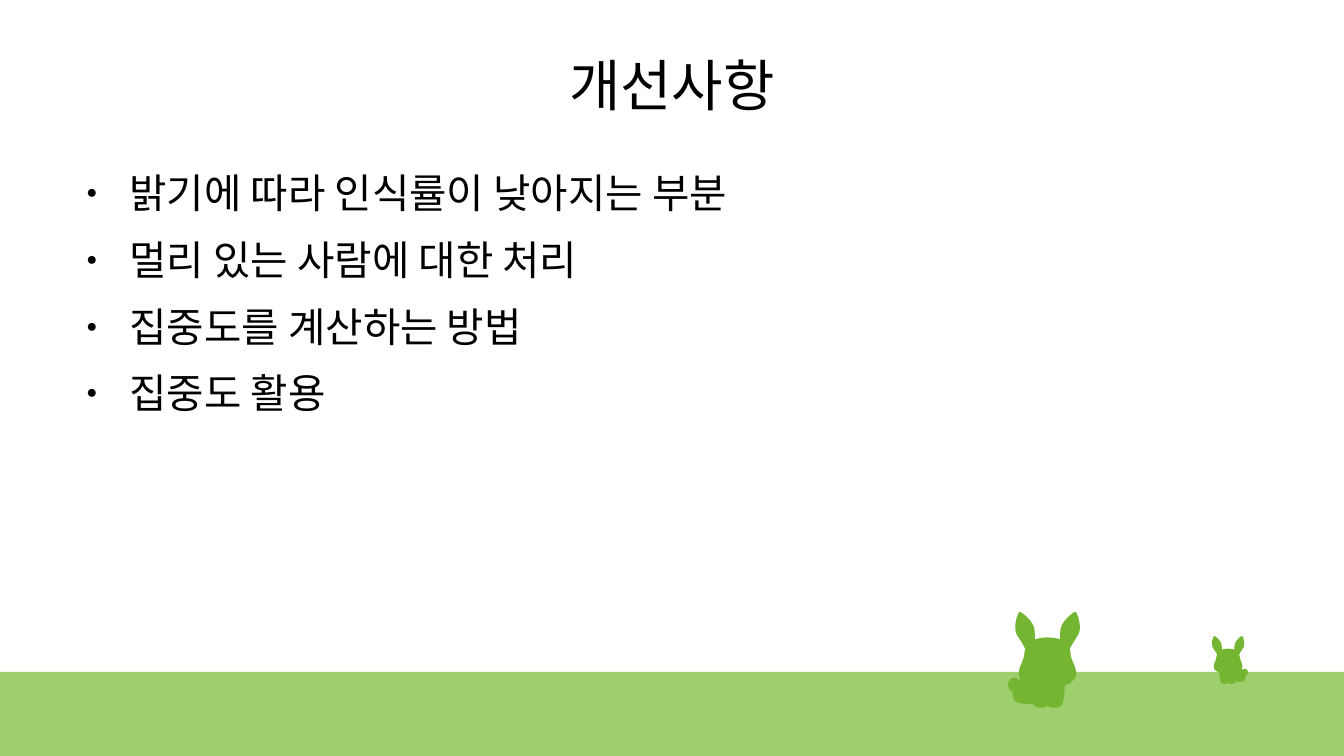
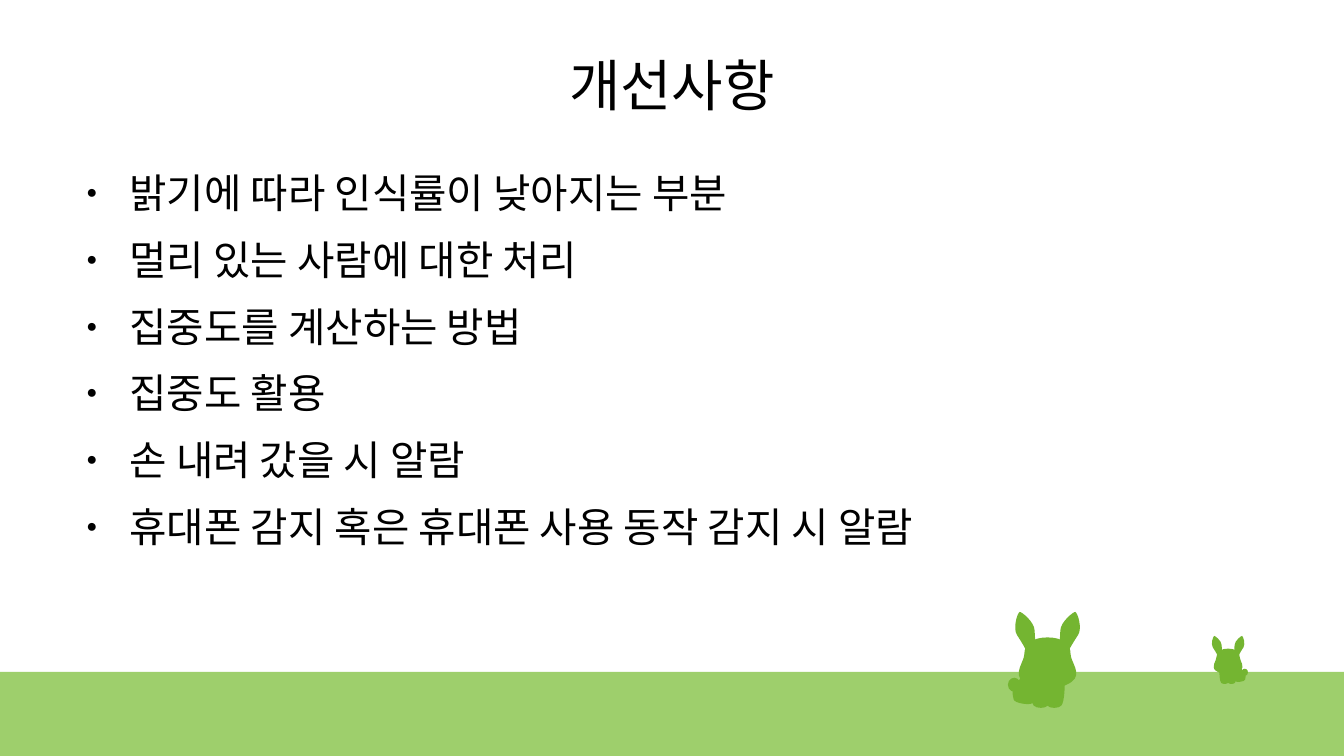
Before and after one commit to bluenight12/openvino, a slide deck: slide 12 of eye-detection/presentation.odp. Drawn at 1344x756 pixels with LibreOffice and Linux fonts; fonts in the diff are those of the drawing. Boxes give left, top, right and bottom in pixels: in the first picture for what was removed or moved away, otherwise in the second. Text is boxed around its words. In the diff, an @@ line names an element or a change of style, - is before the commit and + after.

Commit message:
presentation

```diff
--- a/eye-detection/presentation.odp
+++ b/eye-detection/presentation.odp
@@ text at [130, 441, 913, 546]: paragraphs added @@
+● 손 내려 갔을 시 알람
+● 휴대폰 감지 혹은 휴대폰 사용 동작 감지 시 알람
```
